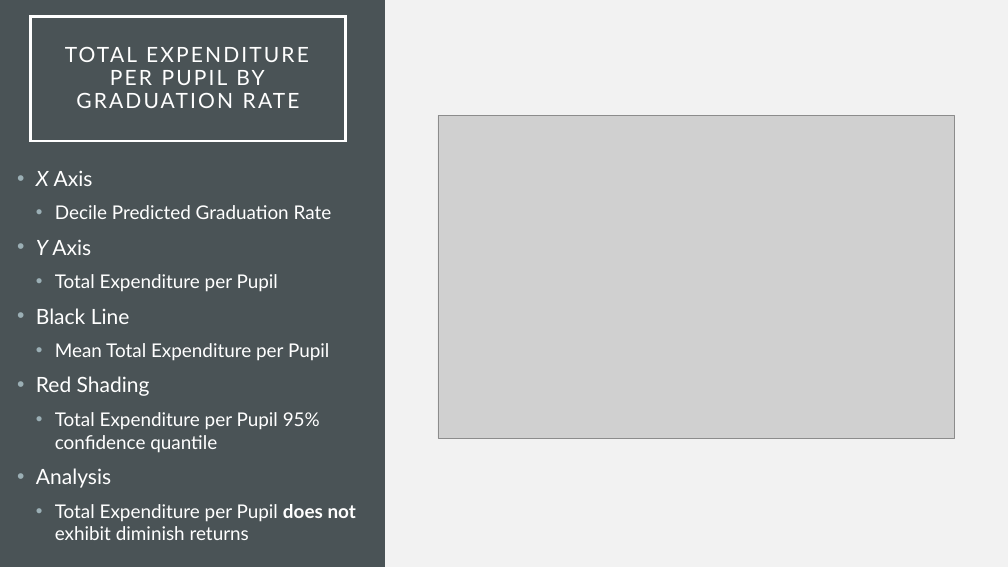
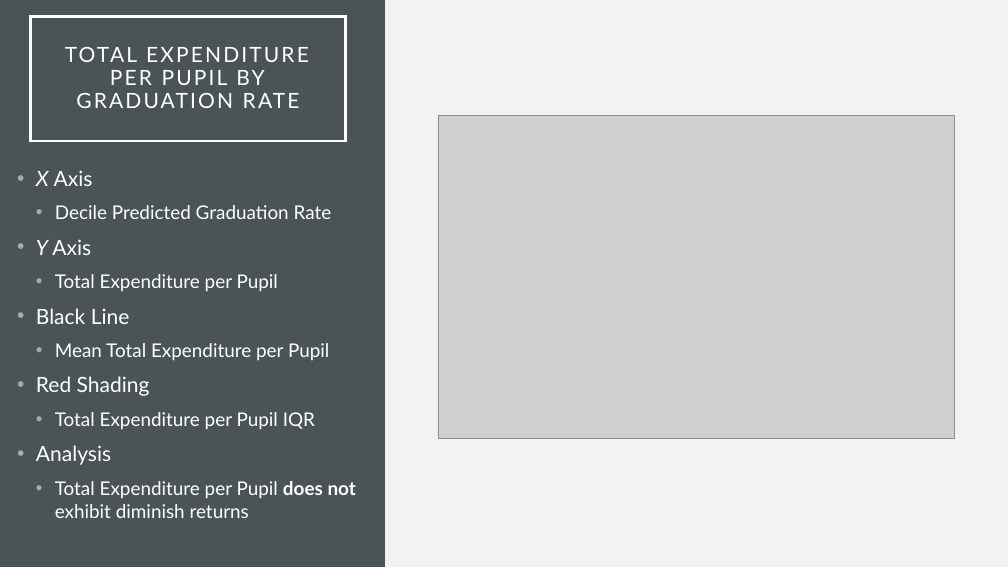
Before and after one commit to derekcaramella/GraduationRatePredictor, a slide deck: slide 22 of Presentation.pptx. Drawn at 1008x567 pixels with LibreOffice and Linux fonts; fonts in the diff are those of the drawing; grey boxes stand for pictures. Boxes give left, top, right and bottom in pixels: in the first picture for what was removed or moved away, otherwise in the second. Text is boxed around its words. In the diff, an @@ line names an element or a change of style, - is before the commit and + after.

Commit message:
Final Presentation

```diff
--- a/Presentation.pptx
+++ b/Presentation.pptx
@@ text at (x1=55, y1=412, x2=315, y2=430): text changed @@
-  • Total Expenditure per Pupil 95% confidence quantile
+  • Total Expenditure per Pupil IQR
```
Also in this commit, not shown: 2 other files.
